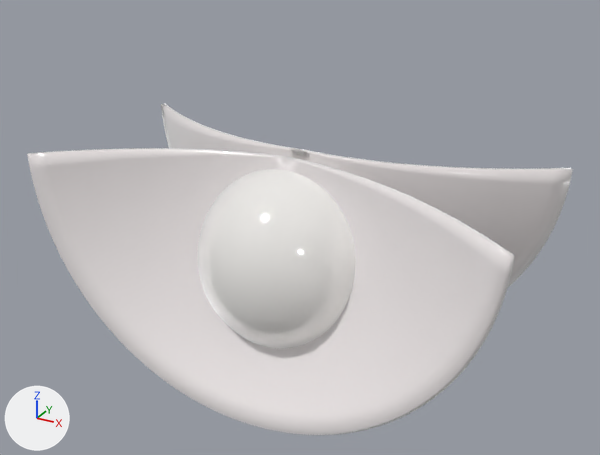
A saved change to the glTF model public/shop-models/pearl.glb.
Before and after are seen from a 50 mm lens placed at (1.33, -2.376, 1.353), pointed at (0.018, 0.009, 0.16). The lights are fixed; the arrows at lower left show +X, +Y and +Z. The first picture is the older version. Where no turn or scale is listed for an object, it has been applied to the vertices.

The older version as bpy lines, for what is in view:
```python
mat_nacre = principled_material('nacre')
mat_nacre.base_color = (0.9, 0.85, 0.85)  # white #f3eded
mat_nacre.roughness = 0.25
mat_nacre.coat_weight = 0.4
mat_nacre.coat_roughness = 0.05
mat_nacre.sheen_weight = 1.0
me_half = bpy.data.meshes.new('half')
me_half.from_pydata(...)  # 1618 vertices, 3232 faces; spans x -0.86..0.86, y 0.05..0.4, z -0.33..0.53
me_half.materials.append(mat_nacre)  # white #f3eded
me_half_001 = bpy.data.meshes.new('half.001')
me_half_001.from_pydata(...)  # 1618 vertices, 3232 faces; spans x -0.87..0.87, y -0.38..-0.03, z -0.35..0.53
me_half_001.materials.append(mat_nacre)  # white #f3eded
me_sphere = bpy.data.meshes.new('Sphere')
me_sphere.from_pydata(...)  # 1106 vertices, 2208 faces; spans x -0.344..0.344, y -0.344..0.344, z -0.296..0.392
me_sphere.materials.append(mat_pearl)  # white #fcf9f6
ob_half = bpy.data.objects.new('half', me_half)
ob_half.location = (0.0, -0.008, -0.09)
ob_half_001 = bpy.data.objects.new('half.001', me_half_001)
ob_half_001.location = (0.0, -0.008, -0.09)
ob_sphere = bpy.data.objects.new('Sphere', me_sphere)
ob_sphere.location = (0.0, -0.008, 0.006)
```
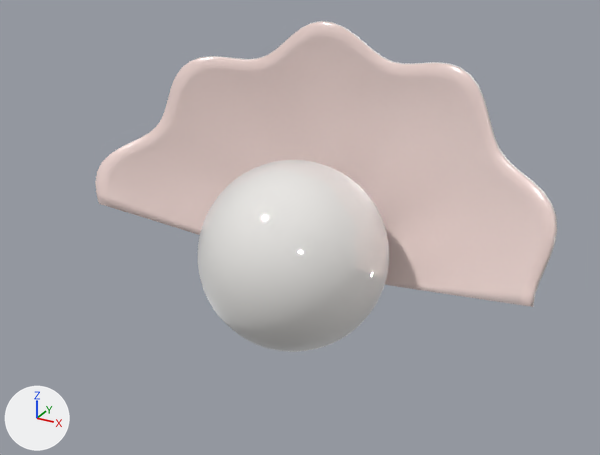
The newer file is also rescaled (x0.882), turned or shifted as a whole; pictures and numbers use the older file's frame.

Edits to the bpy script that builds the scene:
```text
Change mat_nacre:
    mat_nacre.base_color: (0.9, 0.85, 0.85) -> (0.92, 0.72, 0.68)  # white #f3eded -> pale pink #f6ddd7
Add me_back:
    me_back.from_pydata(...)  # 2666 vertices, 5328 faces; spans x -0.93..0.89, y -0.52..-0.1, z -0.44..0.53
    me_back.materials.append(mat_nacre)  # pale pink #f6ddd7
Remove ob_half:
    ob_half = bpy.data.objects.new('half', me_half)
    ob_half.location = (0.0, -0.008, -0.09)
Remove ob_half_001:
    ob_half_001 = bpy.data.objects.new('half.001', me_half_001)
    ob_half_001.location = (0.0, -0.008, -0.09)
Add ob_back:
    ob_back = bpy.data.objects.new('back', me_back)
    ob_back.location = (0.0, 0.499, 0.292)
```

Boxes (x1, y1, x2, y2) around the edits, measured in the pictures (600 x 455 px):
'half.001', deleted
    before: (27, 148, 515, 435)
'back', added (pale pink)
    after: (95, 21, 557, 307)
'half', deleted
    before: (161, 104, 573, 287)
